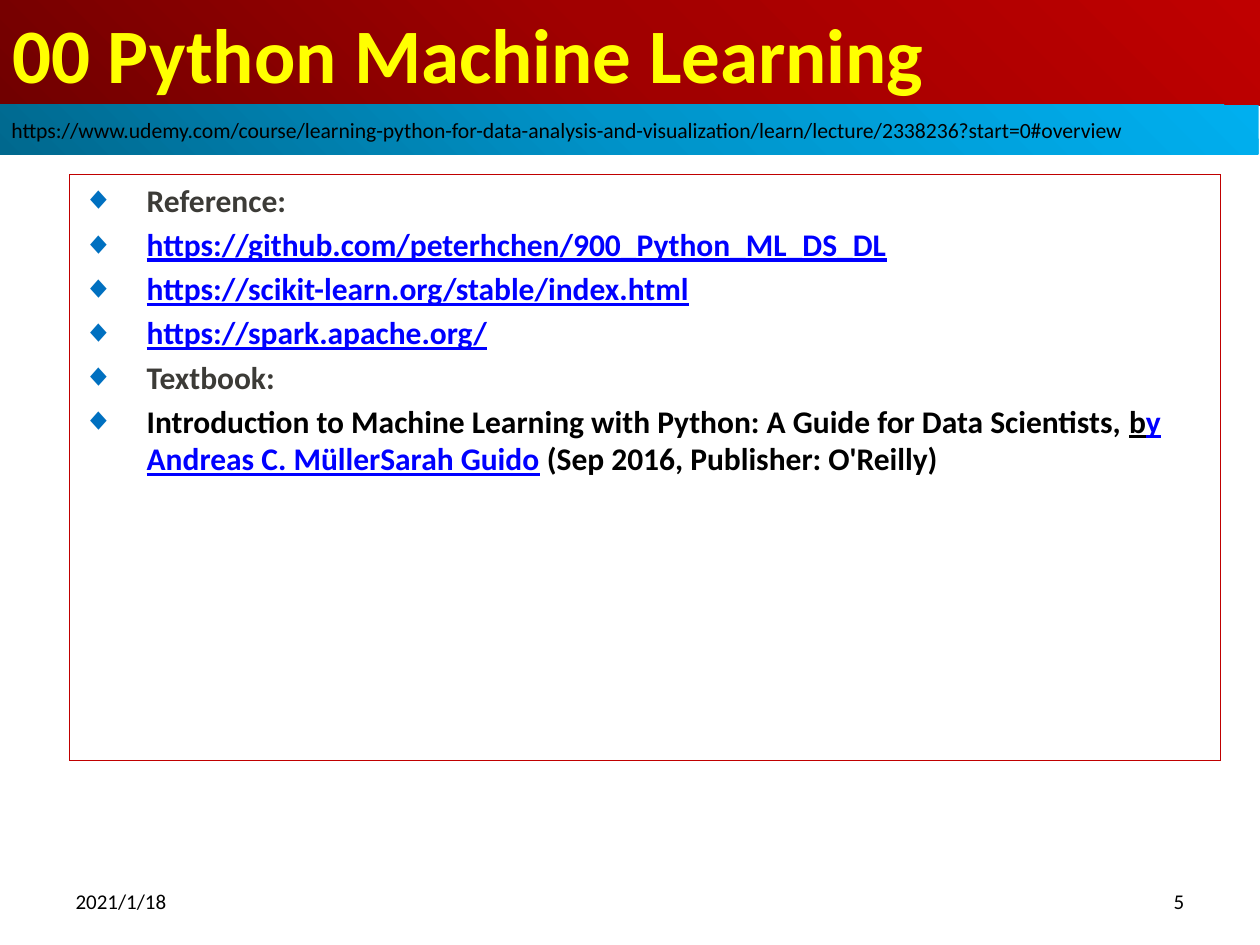
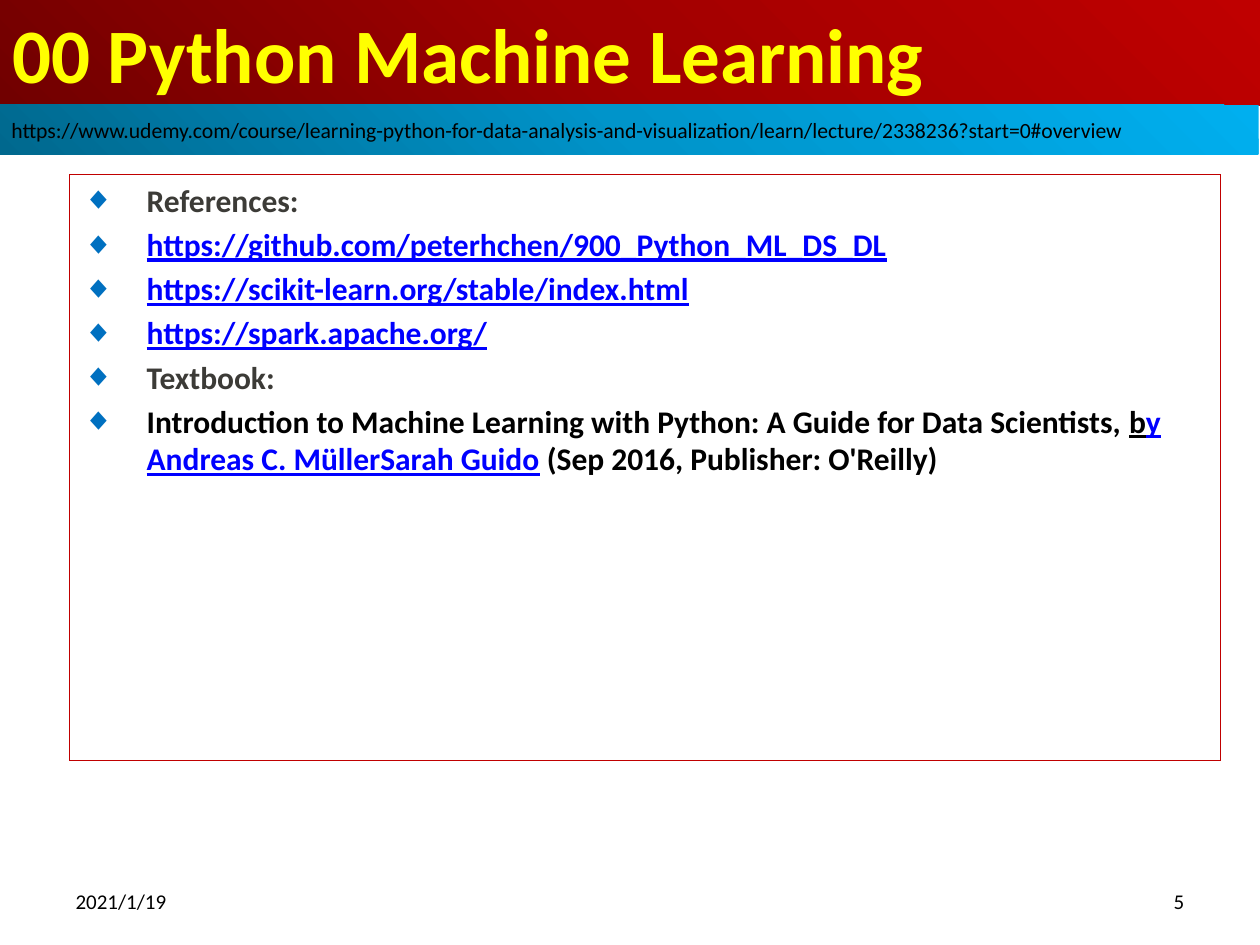
Before and after one commit to peterhchen/800_SVU_MachineLearning, a slide deck: slide 5 of 000_MachineLearning_Syllabus_V05.pptx. Drawn at 1260x945 pixels with LibreOffice and Linux fonts; fonts in the diff are those of the drawing. Boxes give left, top, right and bottom in pixels: in the first picture for what was removed or moved away, otherwise in the second. Text is boxed around its words. In the diff, an @@ line names an element or a change of style, - is before the commit and + after.

```diff
--- a/000_MachineLearning_Syllabus_V05.pptx
+++ b/000_MachineLearning_Syllabus_V05.pptx
@@ subtitle at [147,190,299,213]: text changed @@
-◆ Reference:
+◆ References:
@@ text at [76,894,167,910]: text changed @@
-2021/1/18
+2021/1/19
```
Also in this commit, not shown: 5 other slides changed.
